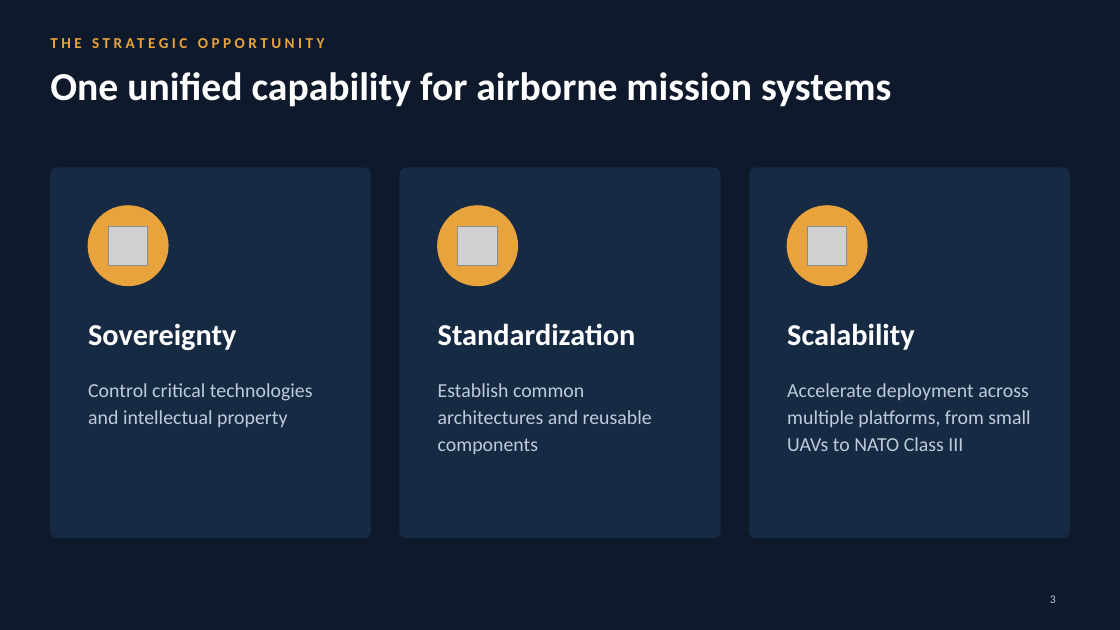
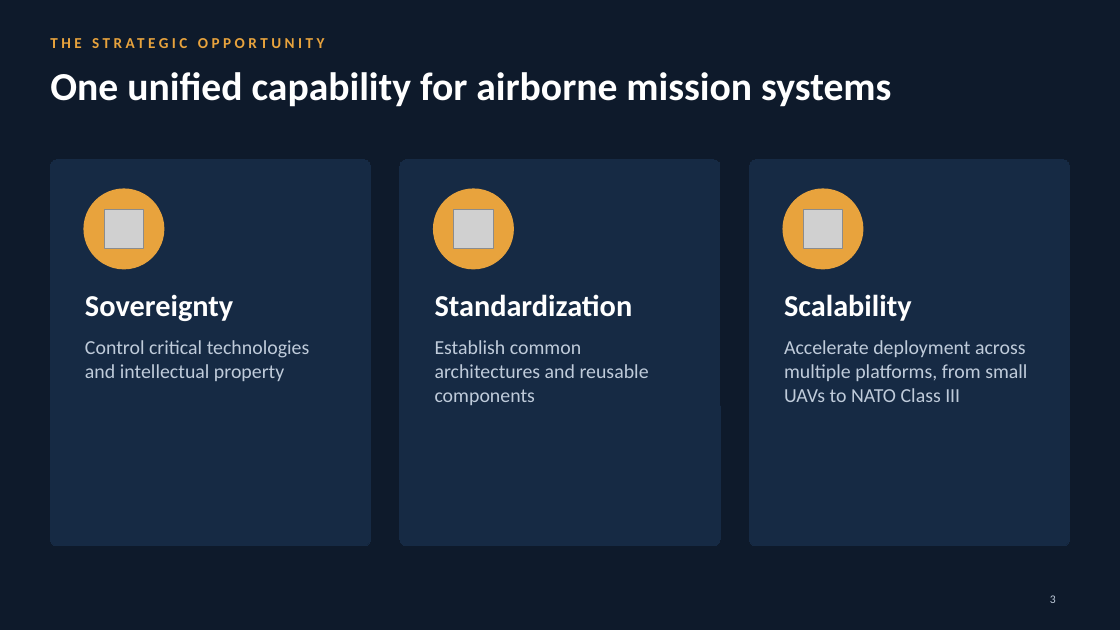
Before and after one commit to mmasabi/AIRepo, a slide deck: slide 3 of Avionics_CoE_Presentation.pptx. Drawn at 1120x630 pixels with LibreOffice and Linux fonts; fonts in the diff are those of the drawing; grey boxes stand for pictures. Boxes give left, top, right and bottom in pixels: in the first picture for what was removed or moved away, otherwise in the second. Text is boxed around its words. In the diff, an @@ line names an element or a change of style, - is before the commit and + after.

```diff
--- a/Avionics_CoE_Presentation.pptx
+++ b/Avionics_CoE_Presentation.pptx
@@ rounded rectangle "Sovereignty": place and size @@
-rounded rectangle "Sovereignty" at (50, 168, 371, 538)
+rounded rectangle "Sovereignty" at (50, 160, 371, 546)
@@ rounded rectangle "Sovereignty" at (50, 160, 371, 546): outline #162A44 1 pt to #162A44 0.75 pt @@
@@ rounded rectangle "Standardization" at (400, 160, 720, 546): fill none to #162A44; outline none to #162A44 0.75 pt @@
@@ rounded rectangle "Standardization": place and size @@
-rounded rectangle "Standardization" at (438, 383, 652, 454)
+rounded rectangle "Standardization" at (400, 160, 720, 546)
@@ rounded rectangle removed at (400, 168, 720, 538) @@
@@ rounded rectangle "Scalability": place and size @@
-rounded rectangle "Scalability" at (787, 383, 1030, 451)
+rounded rectangle "Scalability" at (749, 160, 1070, 546)
@@ rounded rectangle "Scalability" at (749, 160, 1070, 546): fill none to #162A44; outline none to #162A44 0.75 pt @@
@@ rounded rectangle removed at (749, 168, 1070, 538) @@
@@ 3 pictures, 3 ellipses: place and size @@
-3 pictures, 3 ellipses at (88, 206, 867, 286)
+3 pictures, 3 ellipses at (84, 189, 863, 269)
@@ text in rounded rectangle at (85, 294, 310, 381): text added @@
+Sovereignty
+Control critical technologies and intellectual property
@@ text in rounded rectangle at (435, 294, 633, 317): paragraph added @@
+Standardization
@@ text in rounded rectangle at (784, 294, 912, 321): paragraph added @@
+Scalability
@@ text removed at (88, 323, 236, 350) @@
-Sovereignty
@@ text removed at (438, 323, 636, 346) @@
-Standardization
@@ text removed at (787, 323, 915, 350) @@
-Scalability
@@ text in rounded rectangle at (435, 340, 649, 405): line spacing 1.15 to 1 @@
@@ text in rounded rectangle at (784, 340, 1027, 402): line spacing 1.15 to 1 @@
@@ text removed at (88, 383, 313, 427) @@
-Control critical technologies and intellectual property
```
Also in this commit, not shown: 11 other slides changed.
